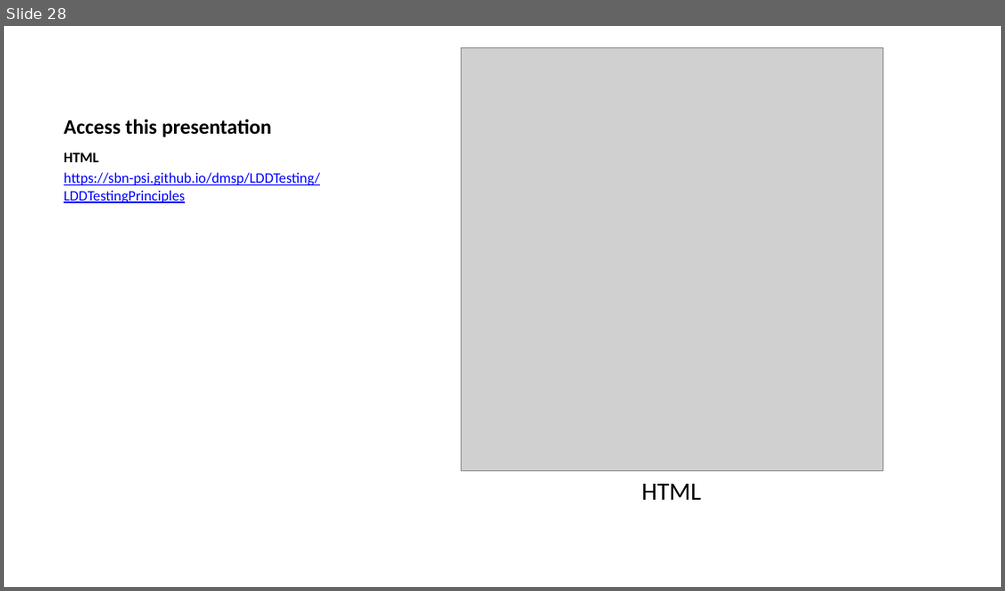
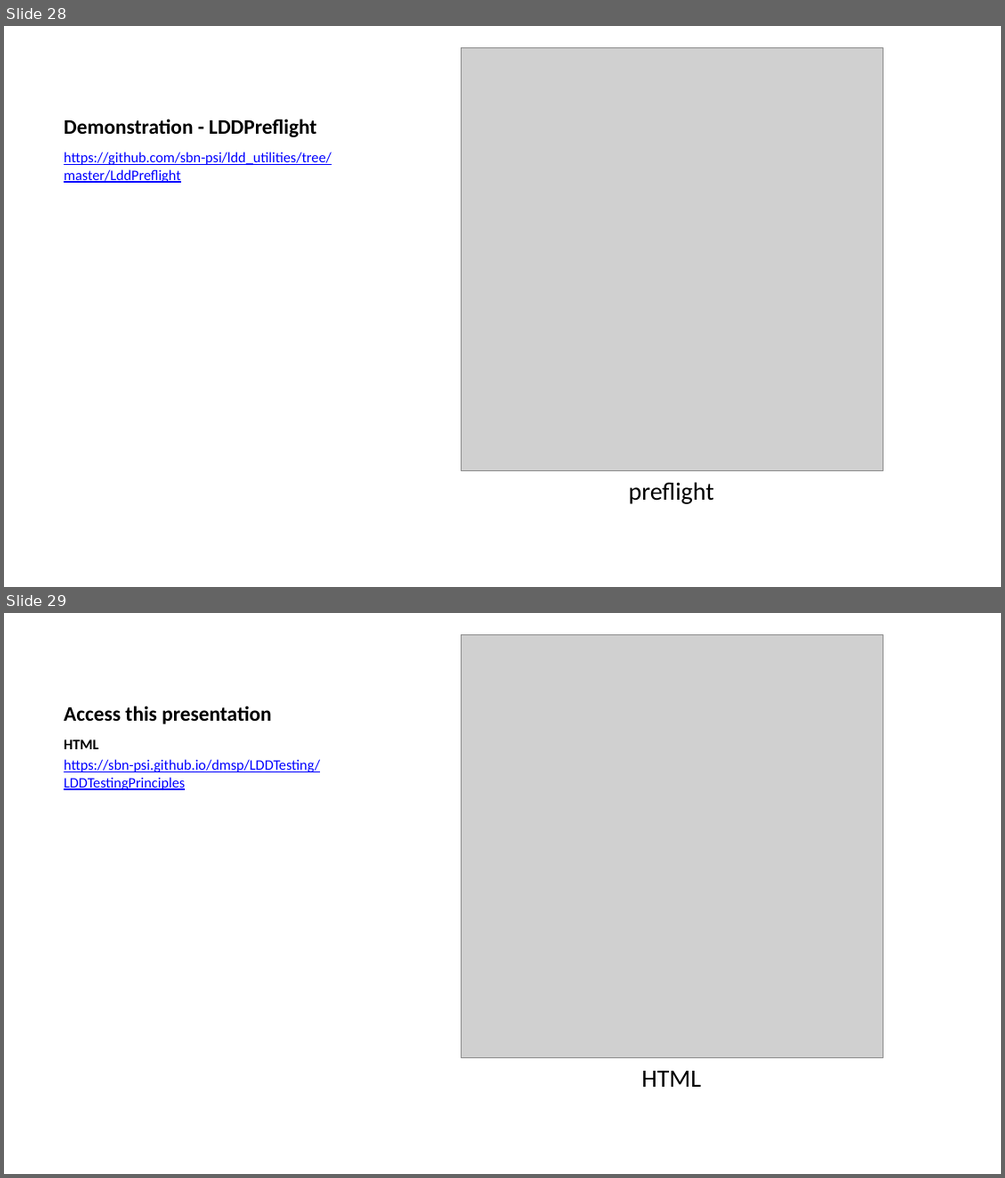
Before and after one commit to sbn-psi/dmsp, a slide deck: LDDTesting/stone-LDDTestingPrinciples.pptx. Shown one above the other, each under a label of ours: slide 28 before the commit, slides 28 and 29 after it. The pictures are 1005x591 and 1005x1178 pixels, drawn with LibreOffice and Linux fonts; fonts in the diff are those of the drawing; grey boxes stand for pictures. Boxes give left, top, right and bottom in pixels: in the first picture for what was removed or moved away, otherwise in the second. Text is boxed around its words. In the diff, an @@ line names an element or a change of style, - is before the commit and + after.

Commit message:
Added links and qr codes for ldd test generator and preflight

```diff
--- a/LDDTesting/stone-LDDTestingPrinciples.pptx
+++ b/LDDTesting/stone-LDDTestingPrinciples.pptx
@@ slide 28 added at <box>4,26,1001,587</box>, background #FFFFFF @@
@@ picture added at <box>461,48,883,471</box> @@
@@ title added at <box>64,119,316,137</box>, 15 pt, text #000000, bold @@
+Demonstration - LDDPreflight
@@ text added at <box>64,151,332,183</box>, 10.5 pt, text #0000FF, underline @@
+https://github.com/sbn-psi/ldd_utilities/tree/master/LddPreflight
@@ text added at <box>629,482,714,504</box>, 18 pt, text #000000 @@
+preflight
@@ what was slide 28 is now slide 29 @@
```
Also in this commit, not shown: 1 slide changed, 3 other files.
